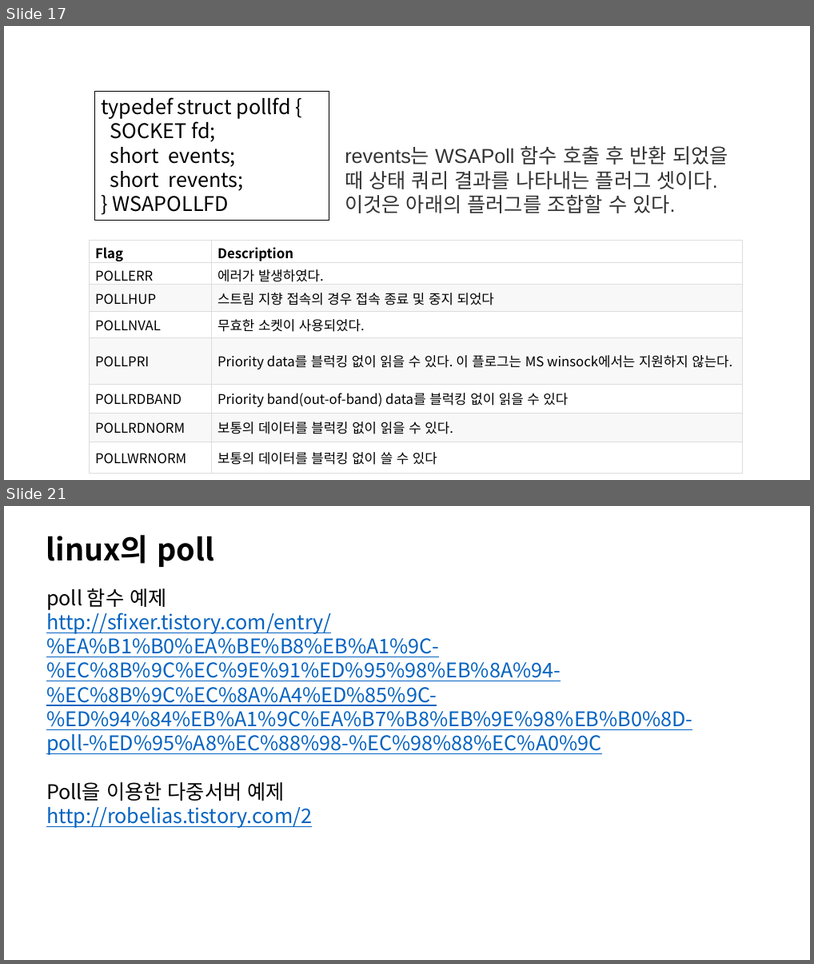
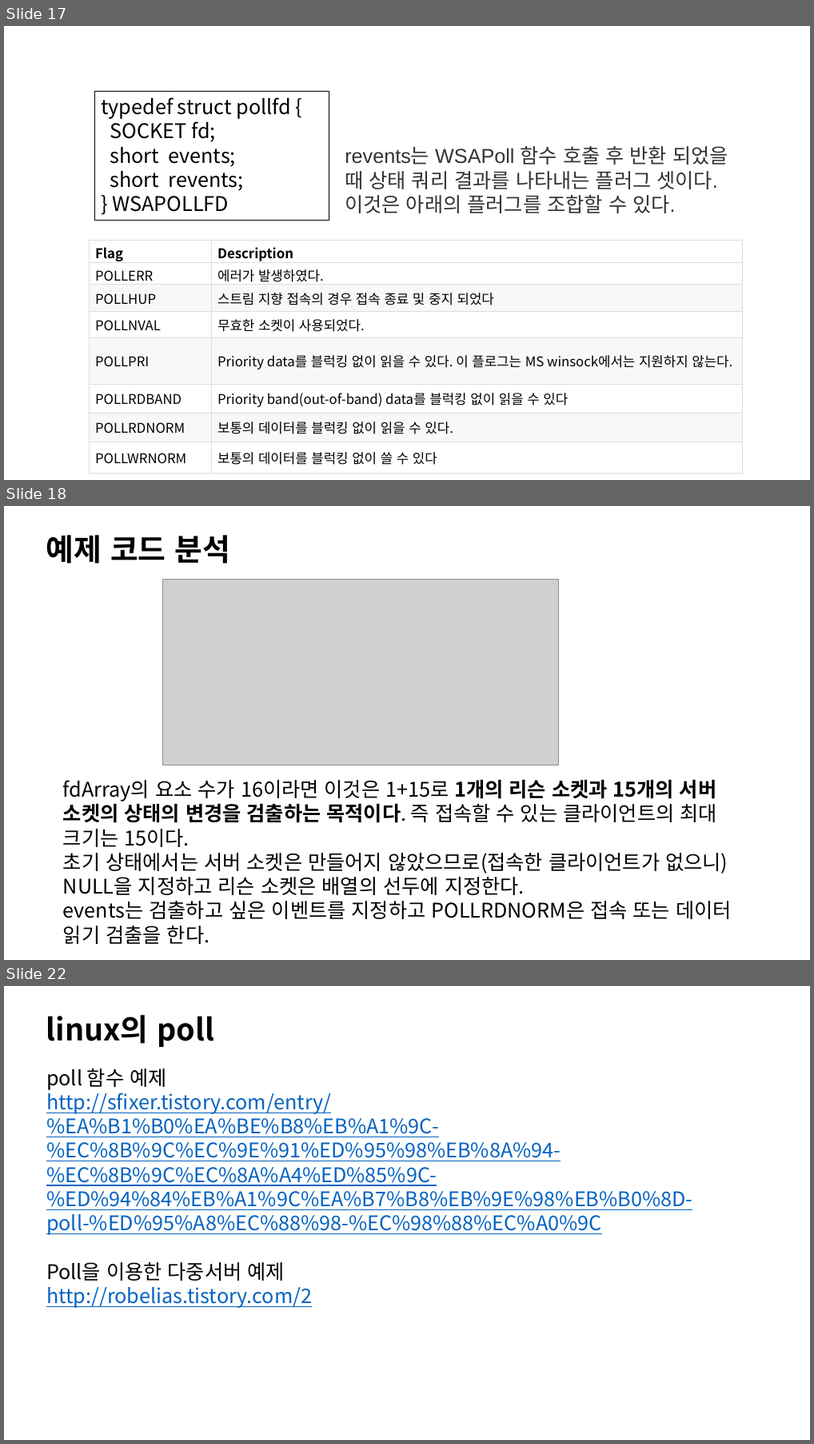
Before and after one commit to Dylan-Jang/conf_cpp_korea_201702, a slide deck: WSAPoll, Fast Loopback.pptx. Shown one above the other, each under a label of ours: slides 17 and 21 before the commit, slides 17, 18 and 22 after it; the slides between them are not shown. The pictures are 814x964 and 814x1444 pixels, drawn with LibreOffice and Linux fonts; fonts in the diff are those of the drawing; grey boxes stand for pictures. Boxes give left, top, right and bottom in pixels: in the first picture for what was removed or moved away, otherwise in the second. Text is boxed around its words. In the diff, an @@ line names an element or a change of style, - is before the commit and + after.

```diff
--- a/WSAPoll, Fast Loopback.pptx
+++ b/WSAPoll, Fast Loopback.pptx
@@ slide 18 added at (4, 506, 810, 960), background #FFFFFF @@
@@ text added at (46, 535, 230, 564), 36 pt, text #000000, bold @@
+예제 코드 분석
@@ picture added at (163, 580, 559, 765) @@
@@ text added at (63, 780, 732, 944), 24 pt, text #000000 @@
+fdArray의 요소 수가 16이라면 이것은 1+15로 1개의 리슨 소켓과 15개의 서버 소켓의 상태의 변경을 검출하는 목적이다. 즉 접속할 수 있는 클라이언트의 최대 크기는 15이다.
+초기 상태에서는 서버 소켓은 만들어지 않았으므로(접속한 클라이언트가 없으니) NULL을 지정하고 리슨 소켓은 배열의 선두에 지정한다.
+events는 검출하고 싶은 이벤트를 지정하고 POLLRDNORM은 접속 또는 데이터 읽기 검출을 한다.
@@ what was slide 21 is now slide 22 @@
```
Also in this commit, not shown: 1 slide changed, 3 other slides added, 3 slides removed, 3 other files.
